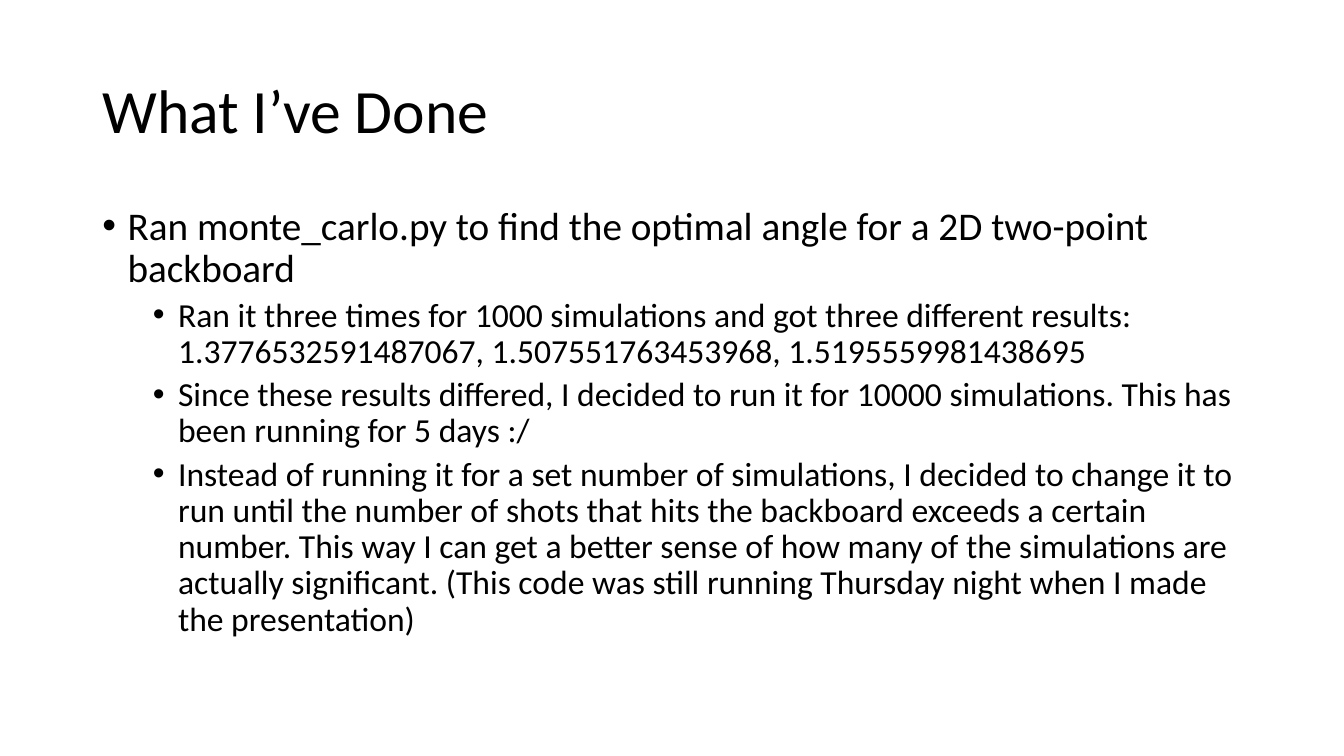
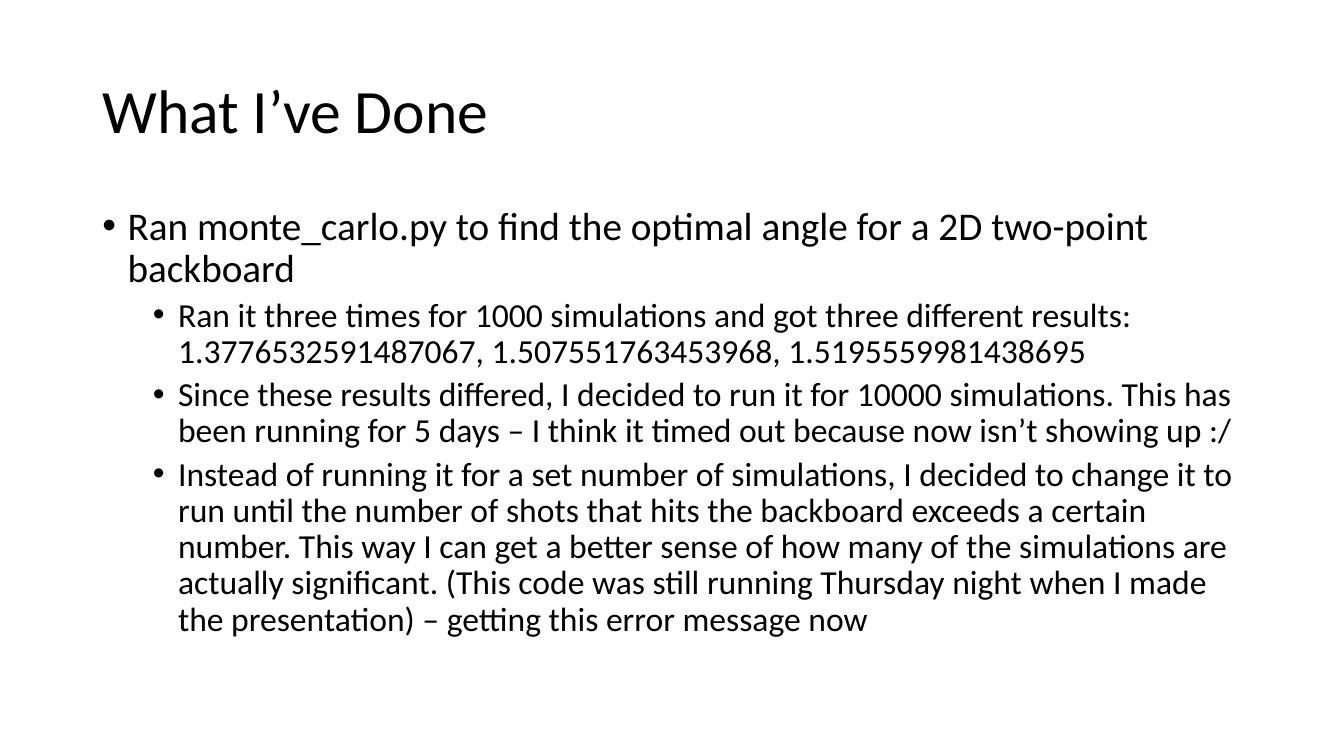
Before and after one commit to cawelch/hoop-never-misses, a slide deck: slide 2 of Weekly Presentations/Week 7.pptx. Drawn at 1344x756 pixels with LibreOffice and Linux fonts; fonts in the diff are those of the drawing. Boxes give left, top, right and bottom in pixels: in the first picture for what was removed or moved away, otherwise in the second. Text is boxed around its words. In the diff, an @@ line names an element or a change of style, - is before the commit and + after.

```diff
--- a/Weekly Presentations/Week 7.pptx
+++ b/Weekly Presentations/Week 7.pptx
@@ text at bbox=[178, 382, 1232, 637]: text changed @@
-  • Since these results differed, I decided to run it for 10000 simulations. This has been running for 5 days :/
-  • Instead of running it for a set number of simulations, I decided to change it to run until the number of shots that hits the backboard exceeds a certain number. This way I can get a better sense of how many of the simulations are actually significant. (This code was still running Thursday night when I made the presentation)
+  • Since these results differed, I decided to run it for 10000 simulations. This has been running for 5 days – I think it timed out because now isn’t showing up :/
+  • Instead of running it for a set number of simulations, I decided to change it to run until the number of shots that hits the backboard exceeds a certain number. This way I can get a better sense of how many of the simulations are actually significant. (This code was still running Thursday night when I made the presentation) – getting this error message now
```
Also in this commit, not shown: 1 other slide changed, 2 other files.
